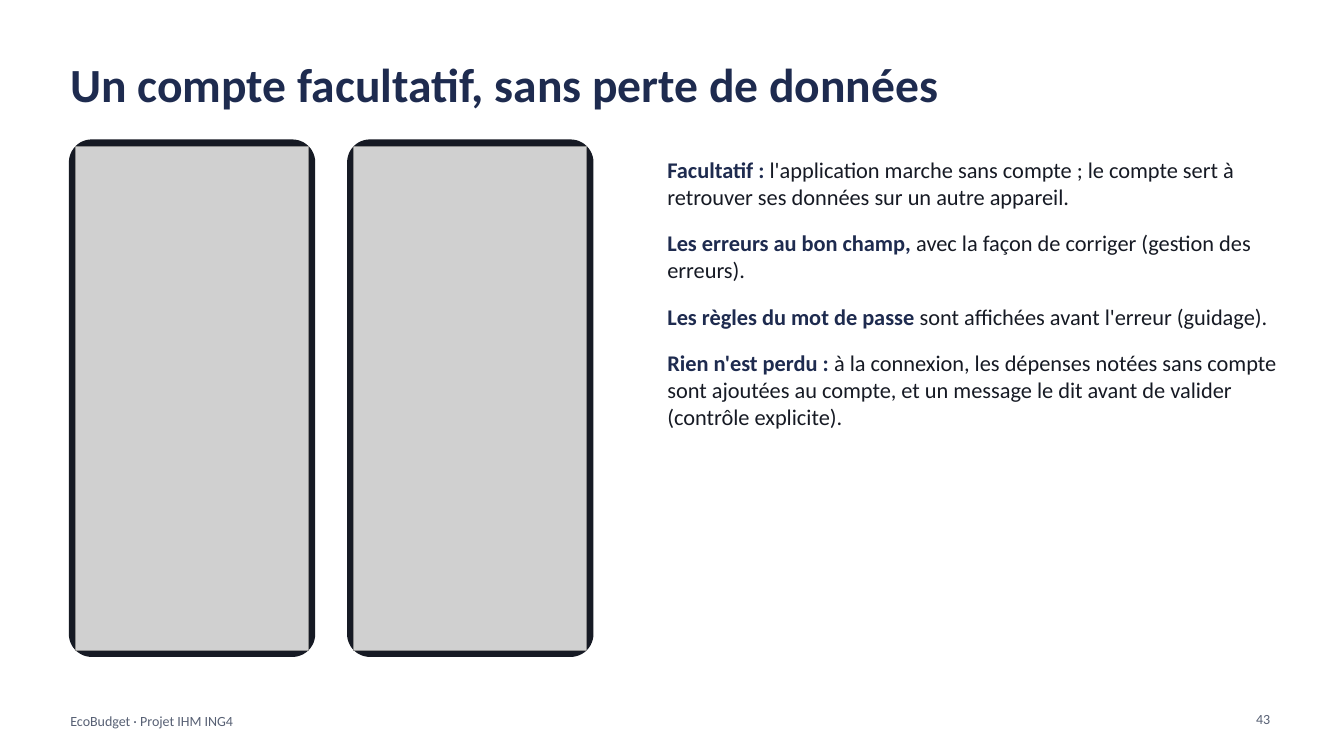
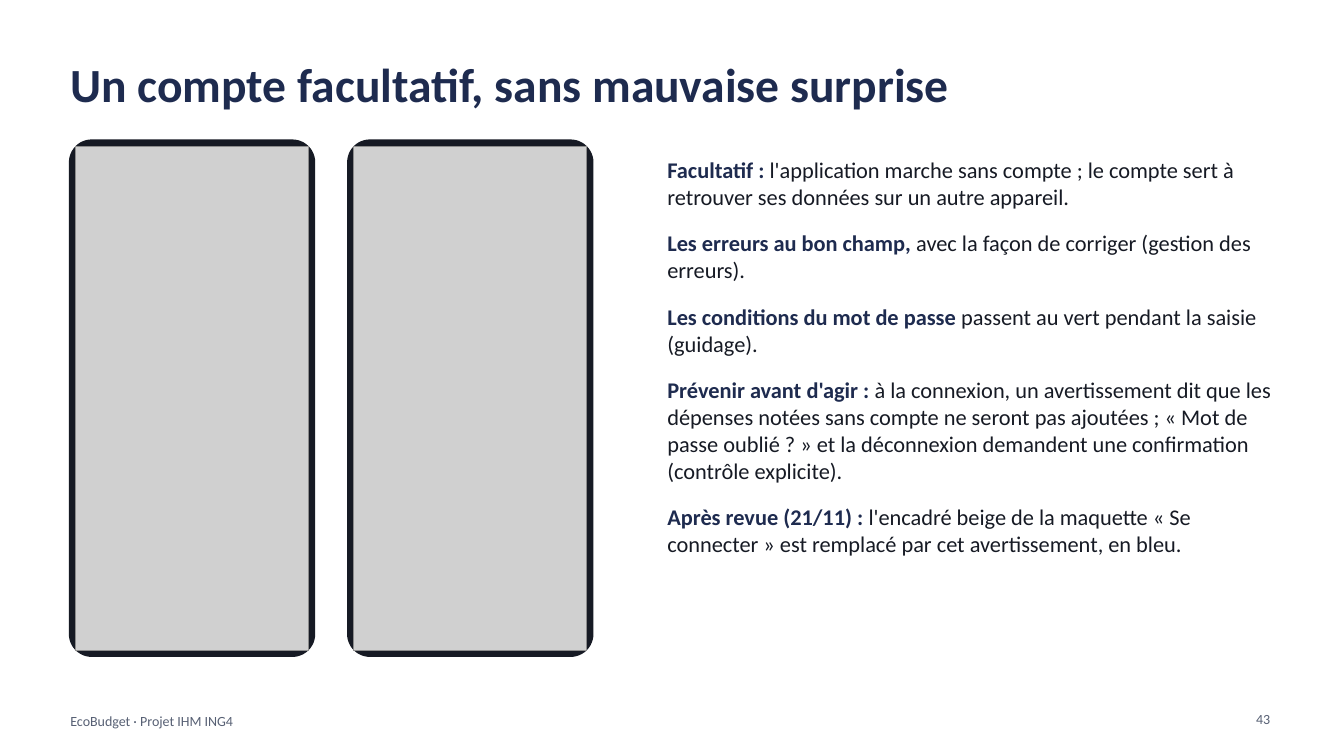
Before and after one commit to kaderouadahi/EcoBudget, a slide deck: slide 43 of livrables/EcoBudget.pptx. Drawn at 1344x756 pixels with LibreOffice and Linux fonts; fonts in the diff are those of the drawing; grey boxes stand for pictures. Boxes give left, top, right and bottom in pixels: in the first picture for what was removed or moved away, otherwise in the second. Text is boxed around its words. In the diff, an @@ line names an element or a change of style, - is before the commit and + after.

Commit message:
docs: diaporama, parties 08, 09 et 11, diapositives corrigées après H9

```diff
--- a/livrables/EcoBudget.pptx
+++ b/livrables/EcoBudget.pptx
@@ title at box(70, 68, 948, 110): text changed @@
-Un compte facultatif, sans perte de données
+Un compte facultatif, sans mauvaise surprise
@@ text at box(667, 309, 1271, 556): text changed @@
-Les règles du mot de passe sont affichées avant l'erreur (guidage).
-Rien n'est perdu : à la connexion, les dépenses notées sans compte sont ajoutées au compte, et un message le dit avant de valider (contrôle explicite).
+Les conditions du mot de passe passent au vert pendant la saisie (guidage).
+Prévenir avant d'agir : à la connexion, un avertissement dit que les dépenses notées sans compte ne seront pas ajoutées ; « Mot de passe oublié ? » et la déconnexion demandent une confirmation (contrôle explicite).
+Après revue (21/11) : l'encadré beige de la maquette « Se connecter » est remplacé par cet avertissement, en bleu.
```
Also in this commit, not shown: 9 other slides changed, 7 slides added.
